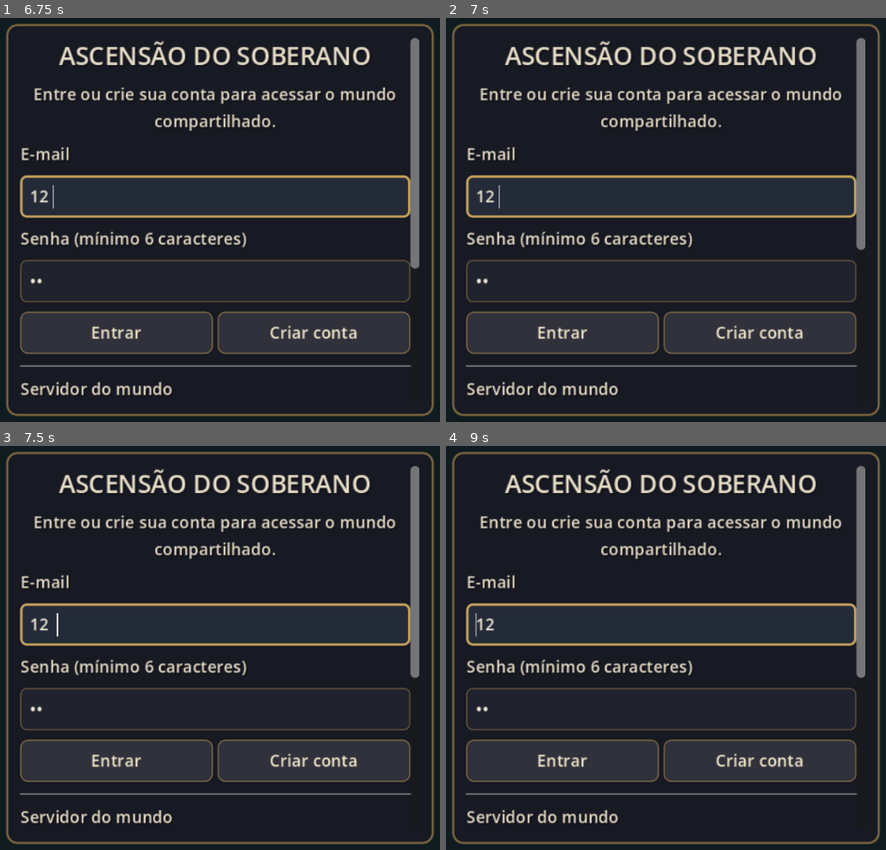
Above: before the commit, frames 1-4 (two rows, left to right).
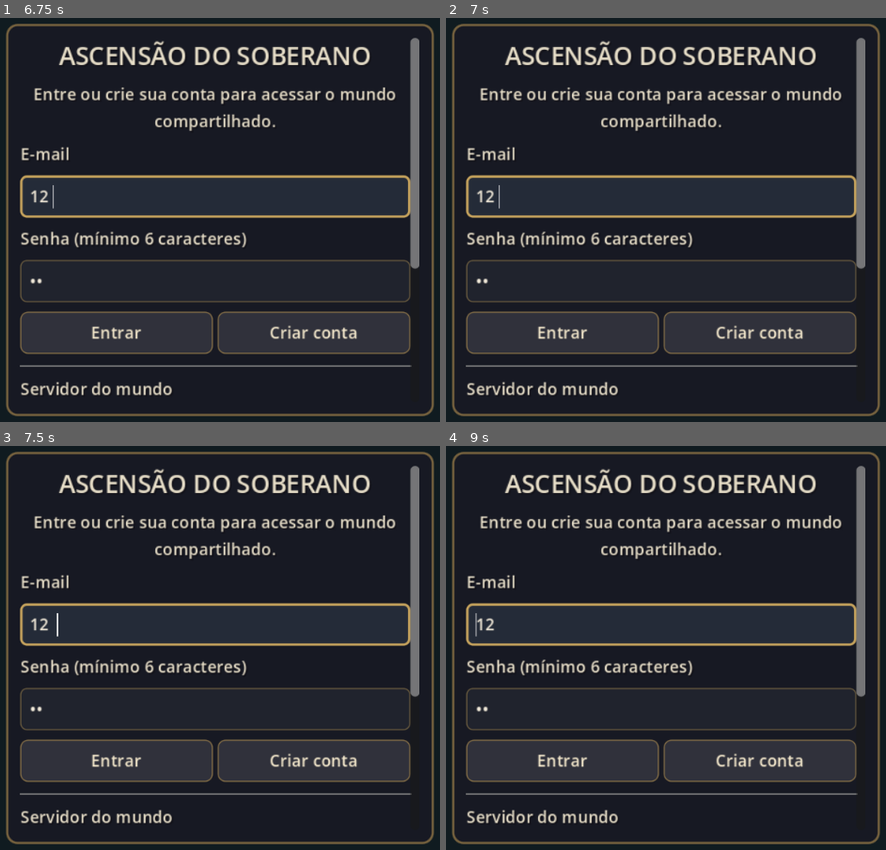
Above: after the commit, the same moments.

Repository: felipeaguiar2345678-a11y/Ascens-o-RPG-multijogador
Game: Godot game, scene res://scenes/conexao_multiplayer.tscn
Two runs of this game, one before a commit and one after it. Both use one fixed random seed, a clock stepped at 60 frames per second and the inputs below.
Inputs (mouse positions are in pixels of both pictures, inside the frame that each line leads up to):
- Up to frame 1 (6.75 s): click (215, 195) at 0.52 s; type "12" at 0.6 s; click (215, 280) at 0.75 s; type "12" at 0.83 s; click "Entrar" at 1.25 s; click "Criar conta" at 2 s; tap Enter at 2.75, 4.25, 5.75 s; move the mouse to (387, 199) at 2.77 s; hold Right (ui_right) 2.78-3.5 s; click (387, 199) at 2.92 s; tap Space at 3.5, 5, 6.5 s; drag from (70, 240) to (180, 304) at 3.52 s; move the mouse to (294, 127) at 4.27 s; hold Right (ui_right) 4.28-5 s; drag from (180, 304) to (outside the picture) at 5.02 s; move the mouse to (outside the picture) at 5.77 s; hold Left (ui_left) 5.78-6.5 s; drag from (outside the picture) to (105, 114) at 6.52 s
- Up to frame 2 (7 s): no input
- Up to frame 3 (7.5 s): move the mouse to (259, 648) at 7.27 s; hold Down (ui_down) from 7.28 s (still down); click (259, 648) at 7.42 s
- Up to frame 4 (9 s): release Down (ui_down) at 8 s; drag from (551, 542) to (516, 668) at 8.02 s; move the mouse to (833, 627) at 8.77 s; hold Up (ui_up) from 8.78 s (still down)

Frame 1 is identical in both runs. In frame 2, 0.1% of the frame differs, in the area x 93-96%, y 56-63%; in frame 3, 0.1%; in frame 4, 0.1%.
Error after the commit: Parse Error: Identifier "disponibilidade" not declared in the current scope. (res://scripts/rede_multiplayer.gd:4672)

Commit message:
Commit ecological resources and fauna as one atomic world cycle

Diff:
--- a/godot/scripts/rede_multiplayer.gd
+++ b/godot/scripts/rede_multiplayer.gd
@@ -186,6 +186,7 @@
 var _revisao_serpente_remota := 0
 var _revisao_relogio_remota := 0
 var _revisao_recursos_ecologicos_remota := 0
+var _snapshot_recursos_ecologicos_remoto := ""
 var _revisao_salas_remota := 0
 var _salas_gravacao_remota_em_andamento := false
 var _revisao_ally_remota := 0
@@ -315,6 +316,7 @@
 	_revisao_serpente_remota = 0
 	_revisao_relogio_remota = 0
 	_revisao_recursos_ecologicos_remota = 0
+	_snapshot_recursos_ecologicos_remoto = ""
 	_revisao_salas_remota = 0
 	_salas_gravacao_remota_em_andamento = false
 	_revisoes_fauna_remotas.clear()
@@ -580,35 +582,64 @@
 		return false
 	if _repositorio_mundo_remoto == null or not _repositorio_mundo_remoto.lease_ativa:
 		return false
-	_fauna_gravacao_remota_em_andamento = true
+	var documentos_fauna: Array = []
+	var houve_alteracao := forcar
 	for indice in range(REPOSITORIO_GRUPOS.QUANTIDADE_FRAGMENTOS_GLOBAIS):
 		var chave := _chave_fragmento_fauna(indice)
 		var snapshot := _repositorio_grupos.exportar_fragmento_global(indice)
 		if snapshot.is_empty():
-			_fauna_gravacao_remota_em_andamento = false
 			encerrar_servidor_por_falha_persistencia_global("Snapshot local inválido no fragmento " + chave + ".")
 			return false
 		var serializado := JSON.stringify(snapshot)
-		if not forcar and serializado == str(_snapshots_fauna_remotos.get(chave, "")):
-			continue
+		if serializado != str(_snapshots_fauna_remotos.get(chave, "")):
+			houve_alteracao = true
 		var revisao := int(_revisoes_fauna_remotas.get(chave, -1))
 		if revisao < 0:
-			_fauna_gravacao_remota_em_andamento = false
 			encerrar_servidor_por_falha_persistencia_global("Revisão remota ausente para " + chave + ".")
 			return false
-		var gravacao: Dictionary = await _repositorio_mundo_remoto.salvar_documento(chave, snapshot, revisao)
-		if not bool(gravacao.get("ok", false)):
-			_fauna_gravacao_remota_em_andamento = false
-			encerrar_servidor_por_falha_persistencia_global("Falha ao confirmar fauna global (" + chave + "): " + str(gravacao.get("erro", "")))
-			return false
-		var nova_revisao := int(gravacao.get("revisao", -1))
-		if nova_revisao <= revisao:
-			_fauna_gravacao_remota_em_andamento = false
-			encerrar_servidor_por_falha_persistencia_global("Revisão inválida ao salvar " + chave + ".")
+		documentos_fauna.append({
+			"key":chave,
+			"expectedRevision":revisao,
+			"payload":snapshot
+		})
+	if not houve_alteracao:
+		return true
+	var payload_recursos: Variant = JSON.parse_string(_snapshot_recursos_ecologicos_remoto)
+	if not (payload_recursos is Dictionary) or payload_recursos.is_empty():
+		payload_recursos = _repositorio_recursos_ecologicos.exportar_estado_persistente(int(Time.get_unix_time_from_system()))
+	if not (payload_recursos is Dictionary) or payload_recursos.is_empty():
+		encerrar_servidor_por_falha_persistencia_global("Snapshot de recursos ausente durante o commit ecológico.")
+		return false
+	var crypto := Crypto.new()
+	var bytes_transacao := crypto.generate_random_bytes(16)
+	if bytes_transacao.size() != 16:
+		encerrar_servidor_por_falha_persistencia_global("Não foi possível gerar o identificador do ciclo ecológico.")
+		return false
+	_fauna_gravacao_remota_em_andamento = true
+	var confirmacao: Dictionary = await _repositorio_mundo_remoto.salvar_ciclo_ecologico_atomico(
+		bytes_transacao.hex_encode(),
+		payload_recursos,
+		_revisao_recursos_ecologicos_remota,
+		documentos_fauna
+	)
+	_fauna_gravacao_remota_em_andamento = false
+	if not bool(confirmacao.get("ok", false)):
+		encerrar_servidor_por_falha_persistencia_global("Falha ao confirmar ciclo ecológico atômico: " + str(confirmacao.get("erro", "")))
+		return false
+	_revisao_recursos_ecologicos_remota = int(confirmacao.get("revisaoRecursos", -1))
+	if _revisao_recursos_ecologicos_remota <= 0:
+		encerrar_servidor_por_falha_persistencia_global("Revisão dos recursos inválida após o commit ecológico.")
+		return false
+	var revisoes_fauna: Dictionary = confirmacao.get("revisoesFauna", {})
+	for documento in documentos_fauna:
+		var chave := str(documento.get("key", ""))
+		var nova_revisao := int(revisoes_fauna.get(chave, -1))
+		if nova_revisao <= int(documento.get("expectedRevision", -1)):
+			encerrar_servidor_por_falha_persistencia_global("Revisão inválida após confirmar " + chave + ".")
 			return false
 		_revisoes_fauna_remotas[chave] = nova_revisao
-		_snapshots_fauna_remotos[chave] = serializado
-	_fauna_gravacao_remota_em_andamento = false
+		_snapshots_fauna_remotos[chave] = JSON.stringify(documento.get("payload", {}))
+	_snapshot_recursos_ecologicos_remoto = JSON.stringify(payload_recursos)
 	return true
 
 ## O catálogo de espécies é global: um host novo não pode depender do JSON local anterior.
@@ -689,6 +720,7 @@
 			push_error("Documento ecológico remoto inválido; estado global preservado sem substituição.")
 			return false
 		_revisao_recursos_ecologicos_remota = revisao
+		_snapshot_recursos_ecologicos_remoto = JSON.stringify(remoto.get("payload", {}))
 		return true
 	var snapshot_local := _repositorio_recursos_ecologicos.exportar_estado_persistente(int(Time.get_unix_time_from_system()))
 	if snapshot_local.is_empty():
@@ -702,6 +734,7 @@
 		push_error("Não foi possível importar os recursos ecológicos para D1: " + str(gravacao.get("erro", "")))
 		return false
 	_revisao_recursos_ecologicos_remota = int(gravacao.get("revisao", -1))
+	_snapshot_recursos_ecologicos_remoto = JSON.stringify(snapshot_local)
 	return _revisao_recursos_ecologicos_remota > 0
 
 
@@ -4624,23 +4657,7 @@
 	if not bool(recursos.get("ok", false)):
 		encerrar_servidor_por_falha_persistencia_global("Ciclo alimentar offline inválido: " + str(recursos.get("erro", "erro desconhecido")))
 		return false
-	# O estoque compartilhado é confirmado em D1 antes de continuar o ciclo.
-	# Conflito ou falha de rede encerra o host para impedir dois mundos divergentes.
-	var snapshot_recursos := _repositorio_recursos_ecologicos.exportar_estado_persistente(agora_unix)
-	if snapshot_recursos.is_empty():
-		encerrar_servidor_por_falha_persistencia_global("O snapshot dos recursos ecológicos locais é inválido.")
-		return false
-	_recursos_gravacao_remota_em_andamento = true
-	var gravacao_recursos: Dictionary = await _repositorio_mundo_remoto.salvar_documento("ecological_resources", snapshot_recursos, _revisao_recursos_ecologicos_remota)
-	_recursos_gravacao_remota_em_andamento = false
-	if not bool(gravacao_recursos.get("ok", false)):
-		encerrar_servidor_por_falha_persistencia_global("Falha ao confirmar estoques ecológicos globais: " + str(gravacao_recursos.get("erro", "erro desconhecido")))
-		return false
-	_revisao_recursos_ecologicos_remota = int(gravacao_recursos.get("revisao", -1))
-	if _revisao_recursos_ecologicos_remota <= 0:
-		encerrar_servidor_por_falha_persistencia_global("A revisão dos recursos ecológicos não foi confirmada.")
-		return false
-	var disponibilidade: Dictionary = recursos.get("disponibilidadePorEspecie", {})
+	# O snapshot será confirmado junto aos 16 fragmentos da fauna no fim do ciclo.\n	var disponibilidade: Dictionary = recursos.get("disponibilidadePorEspecie", {})
 	var disponibilidade_local: Dictionary = recursos.get("disponibilidadePorGrupo", {})
 	var carcaças := _repositorio_grupos.processar_carcacas_ecologicas(agora_unix)
 	if not bool(carcaças.get("ok", false)):
@@ -4700,7 +4717,8 @@
 	mudou = _processar_encontros_sociais(agora_unix) or mudou
 	if mudou:
 		rpc("_receber_grupos_selvagens", _lista_visual_individuos_grupos())
-	if mudou and not await _sincronizar_fauna_global():
+	_snapshot_recursos_ecologicos_remoto = JSON.stringify(_repositorio_recursos_ecologicos.exportar_estado_persistente(agora_unix))
+	if not await _sincronizar_fauna_global(true):
 		return false
 	return true
 
